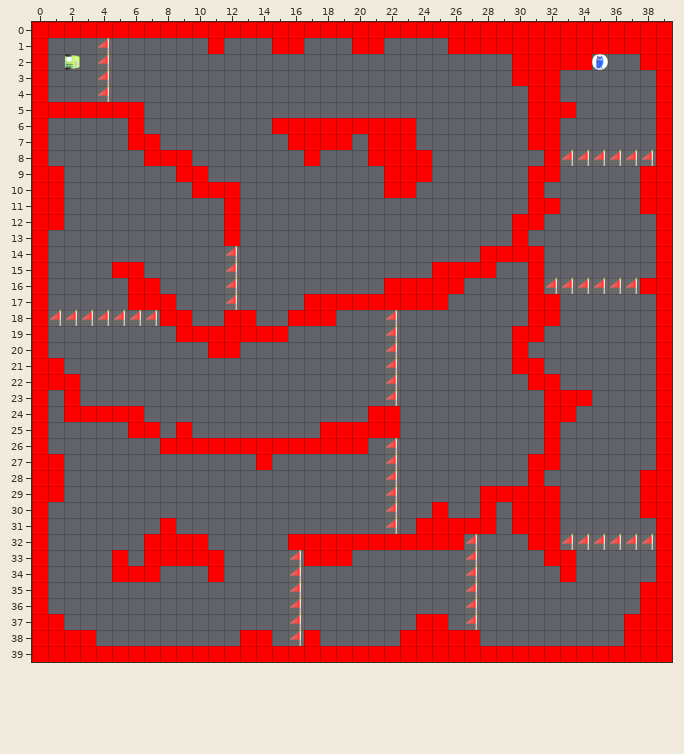
Two states of a Tiled map (JSON), src/map/level_6.tmj. That is the earlier state.
Cells are 64x64 px. Shown: x 0..39, y 0..39.
Once edited:
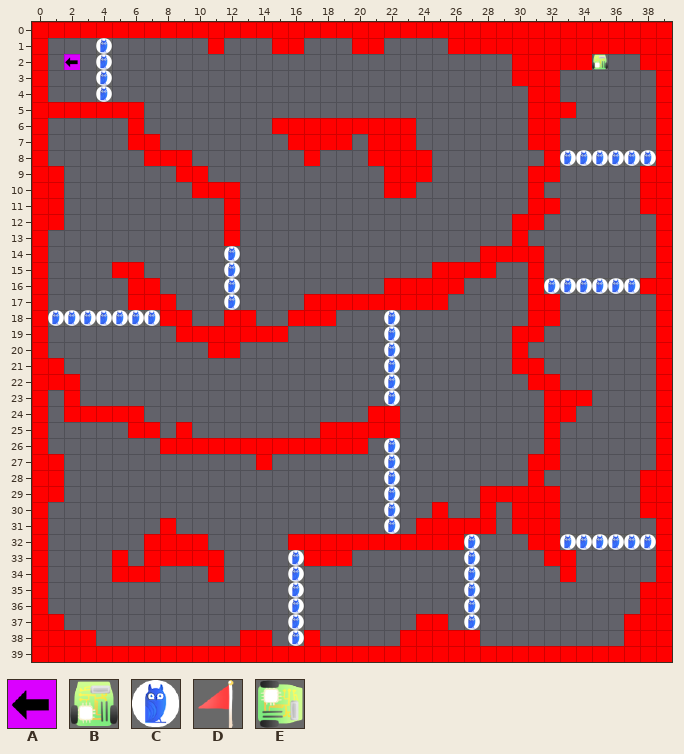
Key: from "tile": A 4, B 5, C 6, D 7, E 10.
_ is an empty cell.
Tiles replaced or removed in this view: C, D, E.
From old to new:
Changed rows in their new state; . is an unchanged cell.
Layer "Tile Layer 1":
first column x 2:
 1 ..C...............................
 2 A.C..............................B
 3 ..C...............................
 4 ..C...............................
first column x 33:
 8 CCCCCC
first column x 1:
14 ...........C..........................
15 ...........C..........................
16 ...........C...................CCCCCC.
17 ...........C..........................
18 CCCCCCC..............C................
19 .....................C................
20 .....................C................
21 .....................C................
22 .....................C................
23 .....................C................
26 .....................C................
27 .....................C................
28 .....................C................
29 .....................C................
30 .....................C................
31 .....................C................
32 ..........................C.....CCCCCC
33 ...............C..........C...........
34 ...............C..........C...........
35 ...............C..........C...........
36 ...............C..........C...........
37 ...............C..........C...........
38 ...............C......................
